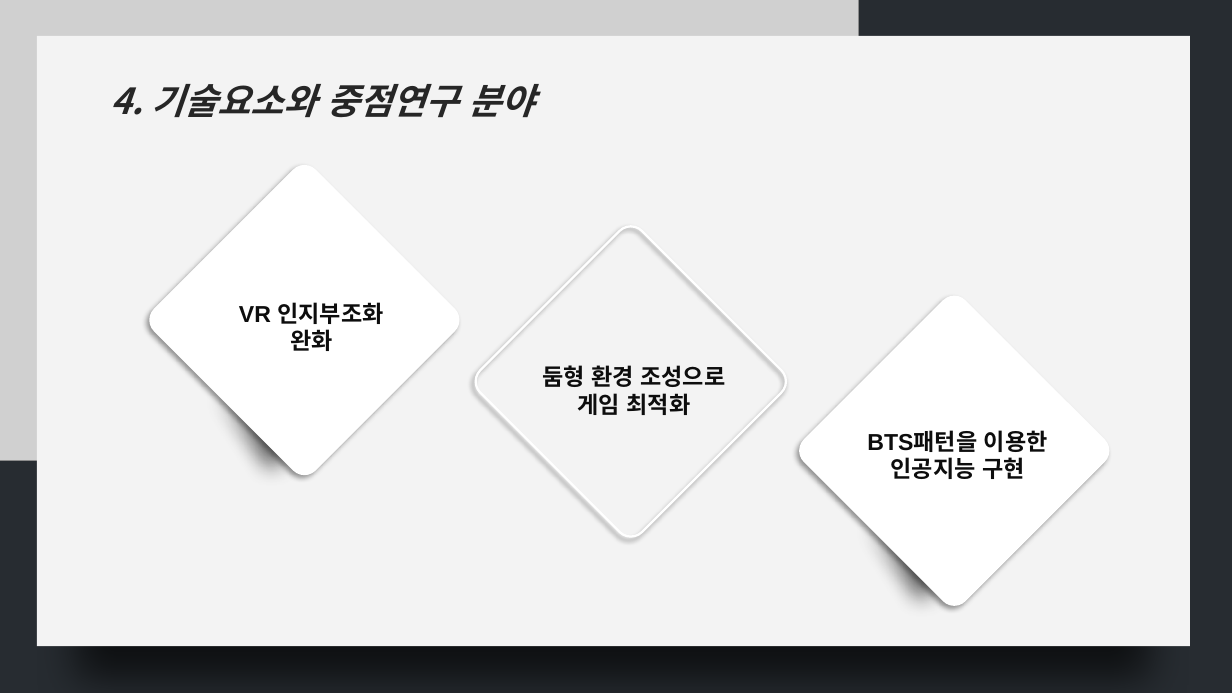
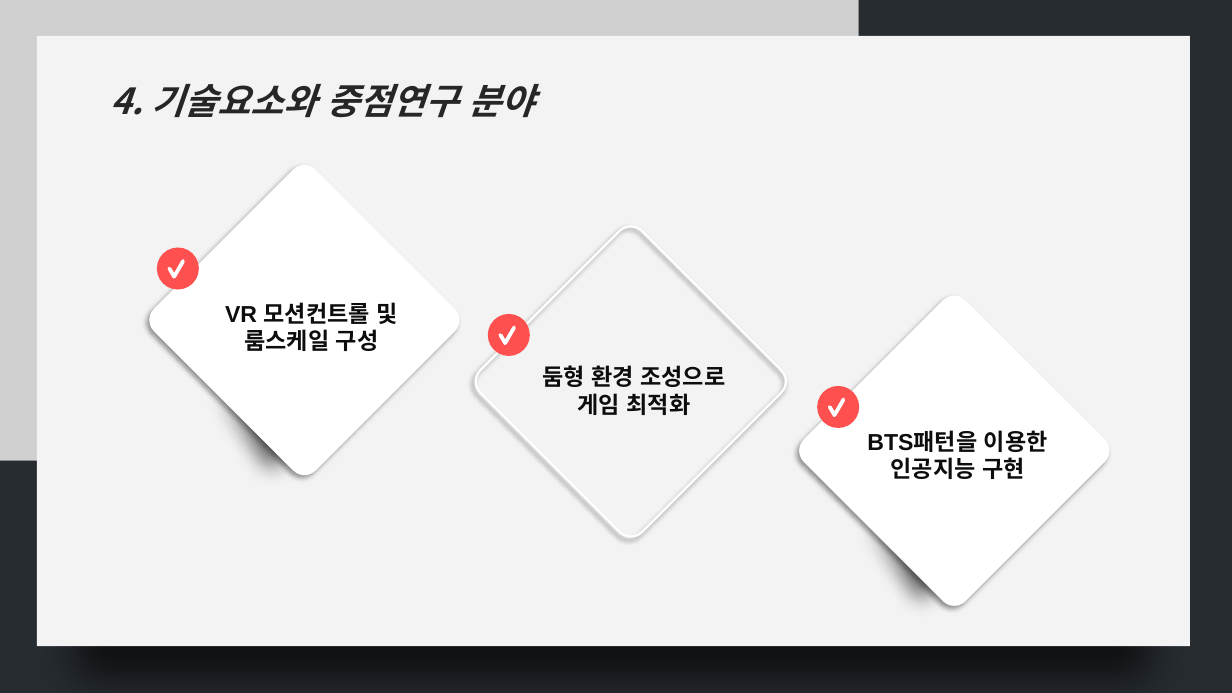
Before and after one commit to wooloves39/Final_Mission_, a slide deck: slide 6 of Final_Mission/기획서/New 기획/자각마녀 중간발표 ppt.potx. Drawn at 1232x693 pixels with LibreOffice and Linux fonts; fonts in the diff are those of the drawing; grey boxes stand for pictures. Boxes give left, top, right and bottom in pixels: in the first picture for what was removed or moved away, otherwise in the second. Text is boxed around its words. In the diff, an @@ line names an element or a change of style, - is before the commit and + after.

```diff
--- a/Final_Mission/기획서/New 기획/자각마녀 중간발표 ppt.potx
+++ b/Final_Mission/기획서/New 기획/자각마녀 중간발표 ppt.potx
@@ ellipse added at bbox=[157, 248, 200, 290], fill #FF5050 @@
@@ freeform shape added at bbox=[167, 258, 190, 279], fill #FFFFFF @@
@@ text at bbox=[225, 302, 397, 351]: text changed @@
-VR 인지부조화
-완화
+VR 모션컨트롤 및 룸스케일 구성
@@ ellipse added at bbox=[488, 314, 531, 357], fill #FF5050 @@
@@ freeform shape added at bbox=[498, 325, 521, 345], fill #FFFFFF @@
@@ ellipse added at bbox=[817, 386, 860, 429], fill #FF5050 @@
@@ freeform shape added at bbox=[828, 397, 851, 418], fill #FFFFFF @@
```
Also in this commit, not shown: 6 other slides changed, 2 slides added, 1 slide removed.
